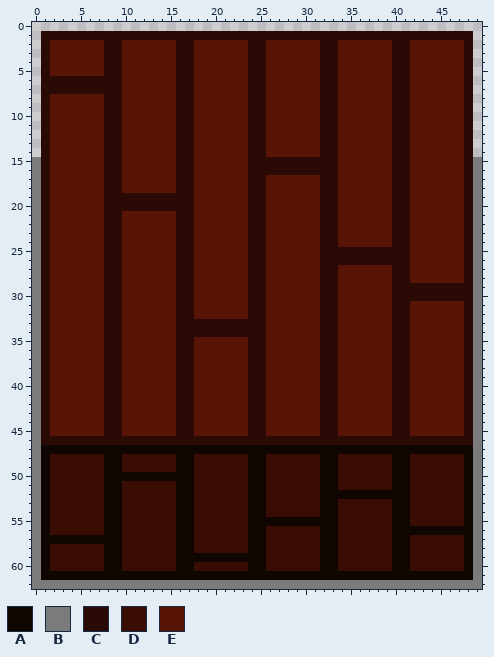
Edited in one commit: pixel-art sprite (sprites/DoorClosed_Shadow.png). The first picture shows the starting point.
The file is 50x63 pixels. Colours within 5 levels of each other are drawn and written as one.
Palette (. is transparent): A #0f0602  B #7b7b7b  C #290a04  D #390d04  E #581505
Pixels before, first column x 0:
 1 .CCCCCCCCCCCCCCCCCCCCCCCCCCCCCCCCCCCCCCCCCCCCCCCC.
 2 .CEEEEEECCEEEEEECCEEEEEECCEEEEEECCEEEEEECCEEEEEEC.
 3 .CEEEEEECCEEEEEECCEEEEEECCEEEEEECCEEEEEECCEEEEEEC.
 4 .CEEEEEECCEEEEEECCEEEEEECCEEEEEECCEEEEEECCEEEEEEC.
 5 .CEEEEEECCEEEEEECCEEEEEECCEEEEEECCEEEEEECCEEEEEEC.
 6 .CCCCCCCCCEEEEEECCEEEEEECCEEEEEECCEEEEEECCEEEEEEC.
 7 .CCCCCCCCCEEEEEECCEEEEEECCEEEEEECCEEEEEECCEEEEEEC.
 8 .CEEEEEECCEEEEEECCEEEEEECCEEEEEECCEEEEEECCEEEEEEC.
 9 .CEEEEEECCEEEEEECCEEEEEECCEEEEEECCEEEEEECCEEEEEEC.
10 .CEEEEEECCEEEEEECCEEEEEECCEEEEEECCEEEEEECCEEEEEEC.
11 .CEEEEEECCEEEEEECCEEEEEECCEEEEEECCEEEEEECCEEEEEEC.
12 .CEEEEEECCEEEEEECCEEEEEECCEEEEEECCEEEEEECCEEEEEEC.
13 .CEEEEEECCEEEEEECCEEEEEECCEEEEEECCEEEEEECCEEEEEEC.
14 .CEEEEEECCEEEEEECCEEEEEECCEEEEEECCEEEEEECCEEEEEEC.
15 BCEEEEEECCEEEEEECCEEEEEECCCCCCCCCCEEEEEECCEEEEEECB
16 BCEEEEEECCEEEEEECCEEEEEECCCCCCCCCCEEEEEECCEEEEEECB
17 BCEEEEEECCEEEEEECCEEEEEECCEEEEEECCEEEEEECCEEEEEECB
18 BCEEEEEECCEEEEEECCEEEEEECCEEEEEECCEEEEEECCEEEEEECB
19 BCEEEEEECCCCCCCCCCEEEEEECCEEEEEECCEEEEEECCEEEEEECB
20 BCEEEEEECCCCCCCCCCEEEEEECCEEEEEECCEEEEEECCEEEEEECB
21 BCEEEEEECCEEEEEECCEEEEEECCEEEEEECCEEEEEECCEEEEEECB
22 BCEEEEEECCEEEEEECCEEEEEECCEEEEEECCEEEEEECCEEEEEECB
23 BCEEEEEECCEEEEEECCEEEEEECCEEEEEECCEEEEEECCEEEEEECB
24 BCEEEEEECCEEEEEECCEEEEEECCEEEEEECCEEEEEECCEEEEEECB
25 BCEEEEEECCEEEEEECCEEEEEECCEEEEEECCCCCCCCCCEEEEEECB
26 BCEEEEEECCEEEEEECCEEEEEECCEEEEEECCCCCCCCCCEEEEEECB
27 BCEEEEEECCEEEEEECCEEEEEECCEEEEEECCEEEEEECCEEEEEECB
28 BCEEEEEECCEEEEEECCEEEEEECCEEEEEECCEEEEEECCEEEEEECB
29 BCEEEEEECCEEEEEECCEEEEEECCEEEEEECCEEEEEECCCCCCCCCB
30 BCEEEEEECCEEEEEECCEEEEEECCEEEEEECCEEEEEECCCCCCCCCB
31 BCEEEEEECCEEEEEECCEEEEEECCEEEEEECCEEEEEECCEEEEEECB
32 BCEEEEEECCEEEEEECCEEEEEECCEEEEEECCEEEEEECCEEEEEECB
33 BCEEEEEECCEEEEEECCCCCCCCCCEEEEEECCEEEEEECCEEEEEECB
34 BCEEEEEECCEEEEEECCCCCCCCCCEEEEEECCEEEEEECCEEEEEECB
35 BCEEEEEECCEEEEEECCEEEEEECCEEEEEECCEEEEEECCEEEEEECB
36 BCEEEEEECCEEEEEECCEEEEEECCEEEEEECCEEEEEECCEEEEEECB
37 BCEEEEEECCEEEEEECCEEEEEECCEEEEEECCEEEEEECCEEEEEECB
38 BCEEEEEECCEEEEEECCEEEEEECCEEEEEECCEEEEEECCEEEEEECB
39 BCEEEEEECCEEEEEECCEEEEEECCEEEEEECCEEEEEECCEEEEEECB
40 BCEEEEEECCEEEEEECCEEEEEECCEEEEEECCEEEEEECCEEEEEECB
41 BCEEEEEECCEEEEEECCEEEEEECCEEEEEECCEEEEEECCEEEEEECB
42 BCEEEEEECCEEEEEECCEEEEEECCEEEEEECCEEEEEECCEEEEEECB
43 BCEEEEEECCEEEEEECCEEEEEECCEEEEEECCEEEEEECCEEEEEECB
44 BCEEEEEECCEEEEEECCEEEEEECCEEEEEECCEEEEEECCEEEEEECB
45 BCEEEEEECCEEEEEECCEEEEEECCEEEEEECCEEEEEECCEEEEEECB
46 BCCCCCCCCCCCCCCCCCCCCCCCCCCCCCCCCCCCCCCCCCCCCCCCCB
47 BAAAAAAAAAAAAAAAAAAAAAAAAAAAAAAAAAAAAAAAAAAAAAAAAB
48 BADDDDDDAADDDDDDAADDDDDDAADDDDDDAADDDDDDAADDDDDDAB
49 BADDDDDDAADDDDDDAADDDDDDAADDDDDDAADDDDDDAADDDDDDAB
50 BADDDDDDAAAAAAAAAADDDDDDAADDDDDDAADDDDDDAADDDDDDAB
51 BADDDDDDAADDDDDDAADDDDDDAADDDDDDAADDDDDDAADDDDDDAB
52 BADDDDDDAADDDDDDAADDDDDDAADDDDDDAAAAAAAAAADDDDDDAB
53 BADDDDDDAADDDDDDAADDDDDDAADDDDDDAADDDDDDAADDDDDDAB
54 BADDDDDDAADDDDDDAADDDDDDAADDDDDDAADDDDDDAADDDDDDAB
55 BADDDDDDAADDDDDDAADDDDDDAAAAAAAAAADDDDDDAADDDDDDAB
56 BADDDDDDAADDDDDDAADDDDDDAADDDDDDAADDDDDDAAAAAAAAAB
57 BAAAAAAAAADDDDDDAADDDDDDAADDDDDDAADDDDDDAADDDDDDAB
58 BADDDDDDAADDDDDDAADDDDDDAADDDDDDAADDDDDDAADDDDDDAB
59 BADDDDDDAADDDDDDAAAAAAAAAADDDDDDAADDDDDDAADDDDDDAB
60 BADDDDDDAADDDDDDAADDDDDDAADDDDDDAADDDDDDAADDDDDDAB
61 BAAAAAAAAAAAAAAAAAAAAAAAAAAAAAAAAAAAAAAAAAAAAAAAAB
62 BBBBBBBBBBBBBBBBBBBBBBBBBBBBBBBBBBBBBBBBBBBBBBBBBB
After:
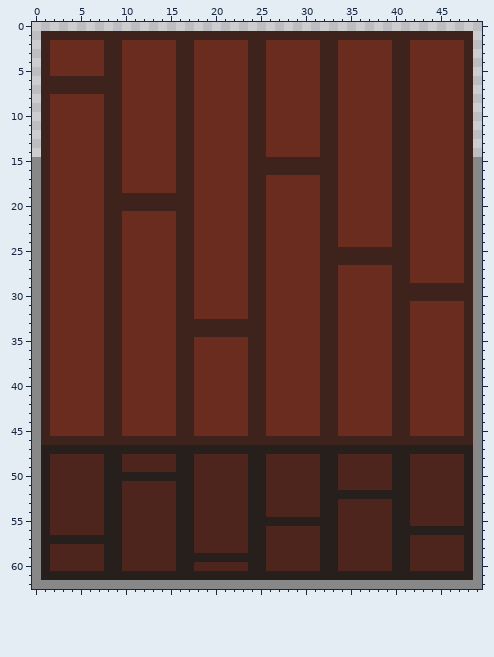
Edits made:
colour A: #0f0602 -> #271f1b
colour B: #7b7b7b -> #888888
colour C: #290a04 -> #3e231d
colour D: #390d04 -> #4d251d
colour E: #581505 -> #692c1e
Where, in picture pixels (left, top, right, bottom), the same in both pictures:
changed: (32, 31, 482, 589)
